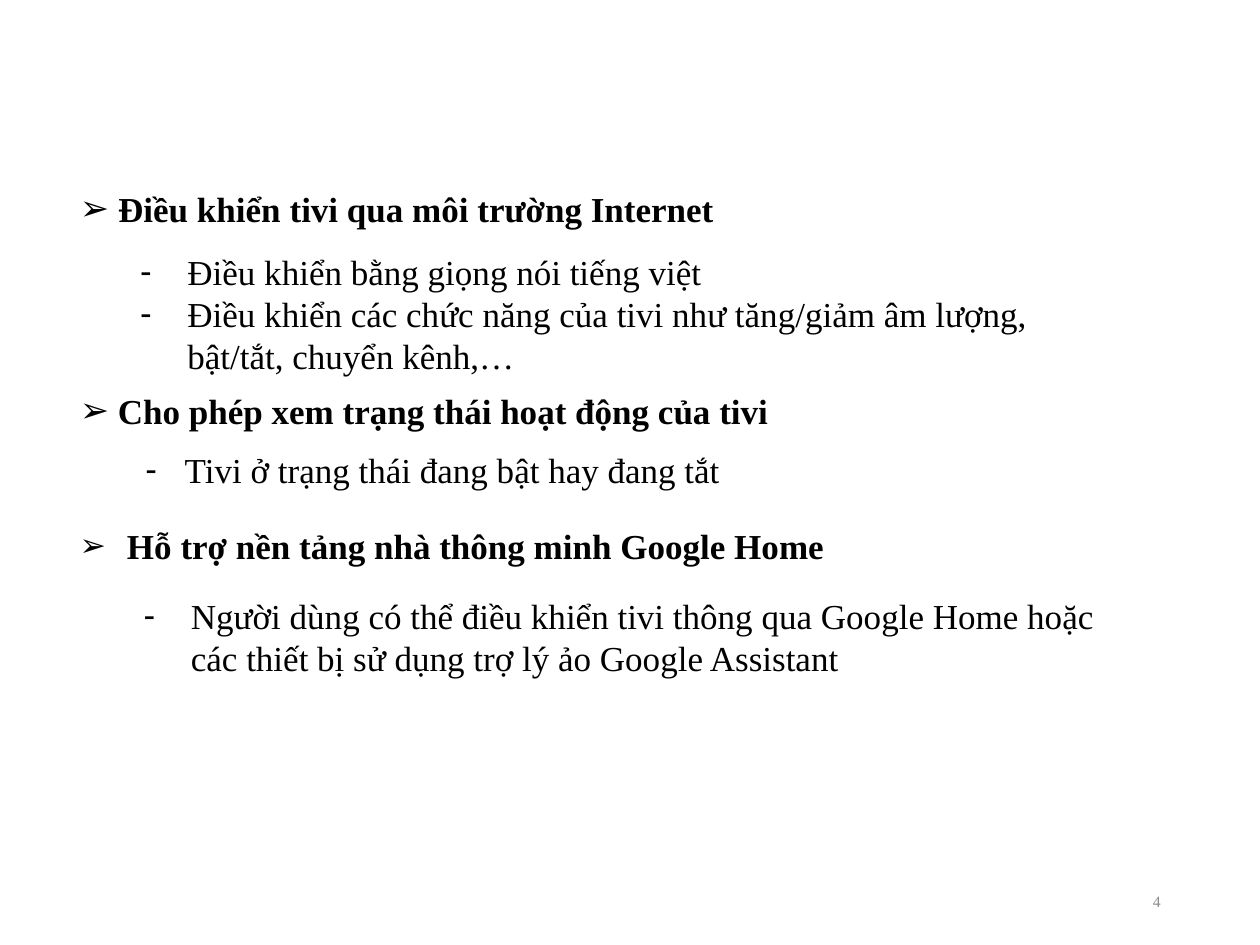
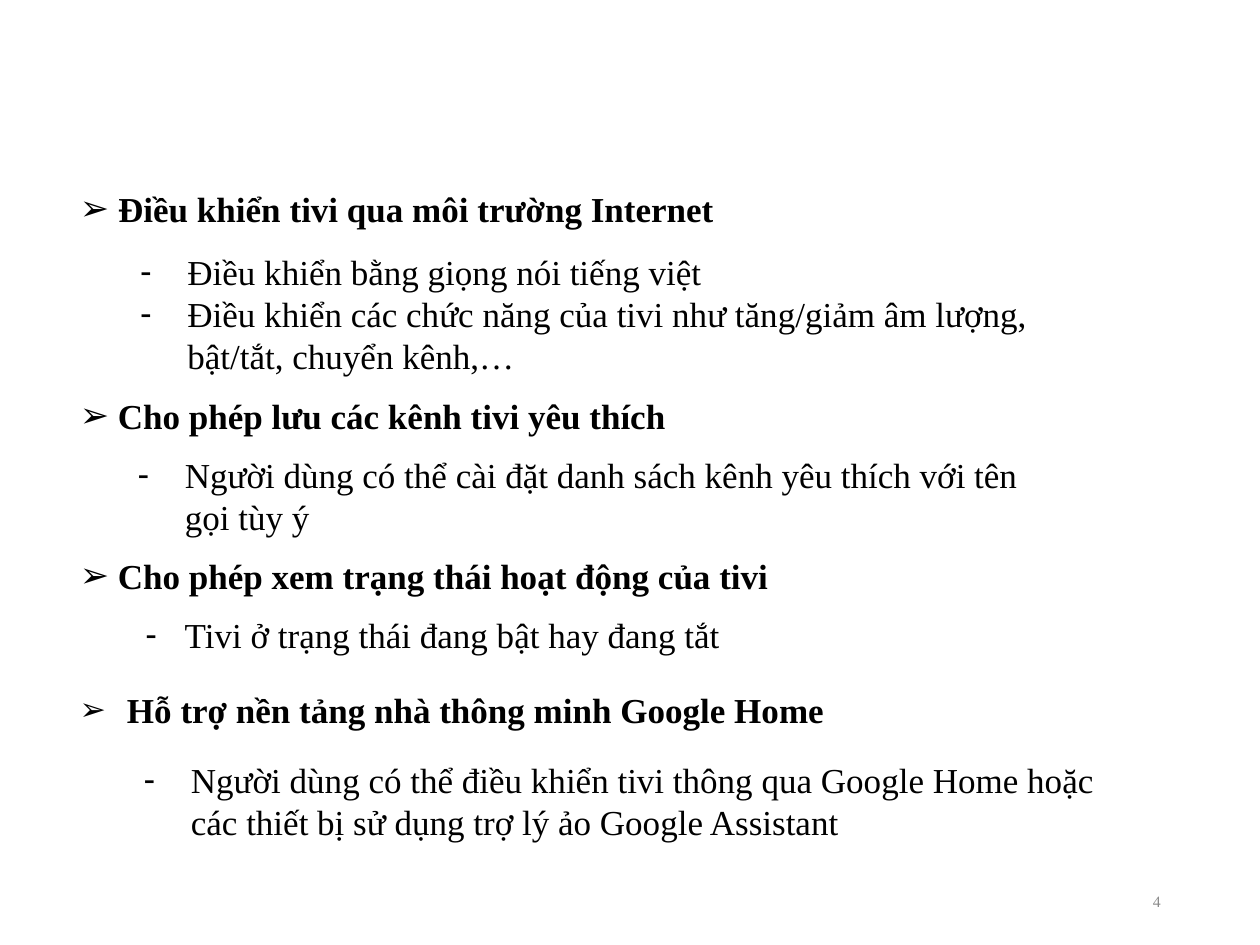
Before and after one commit to tientran695/FinalProject, a slide deck: slide 4 of Báo cáo/Slide.pptx. Drawn at 1260x945 pixels with LibreOffice and Linux fonts; fonts in the diff are those of the drawing; background and template pictures are left out. Boxes give left, top, right and bottom in pixels: in the first picture for what was removed or moved away, otherwise in the second. Text is boxed around its words. In the diff, an @@ line names an element or a change of style, - is before the commit and + after.

```diff
--- a/Báo cáo/Slide.pptx
+++ b/Báo cáo/Slide.pptx
@@ text added at box(118, 404, 665, 436), 20 pt, text #000000, bold @@
+➢ Cho phép lưu các kênh tivi yêu thích
@@ text added at box(185, 462, 1017, 538), 20 pt, text #000000 @@
+– Người dùng có thể cài đặt danh sách kênh yêu thích với tên gọi tùy ý
@@ 4 texts: place and size @@
-4 texts at box(118, 399, 1093, 678)
+4 texts at box(118, 564, 1093, 842)
```
Also in this commit, not shown: 2 other slides changed, 1 slide added, 1 slide removed.
